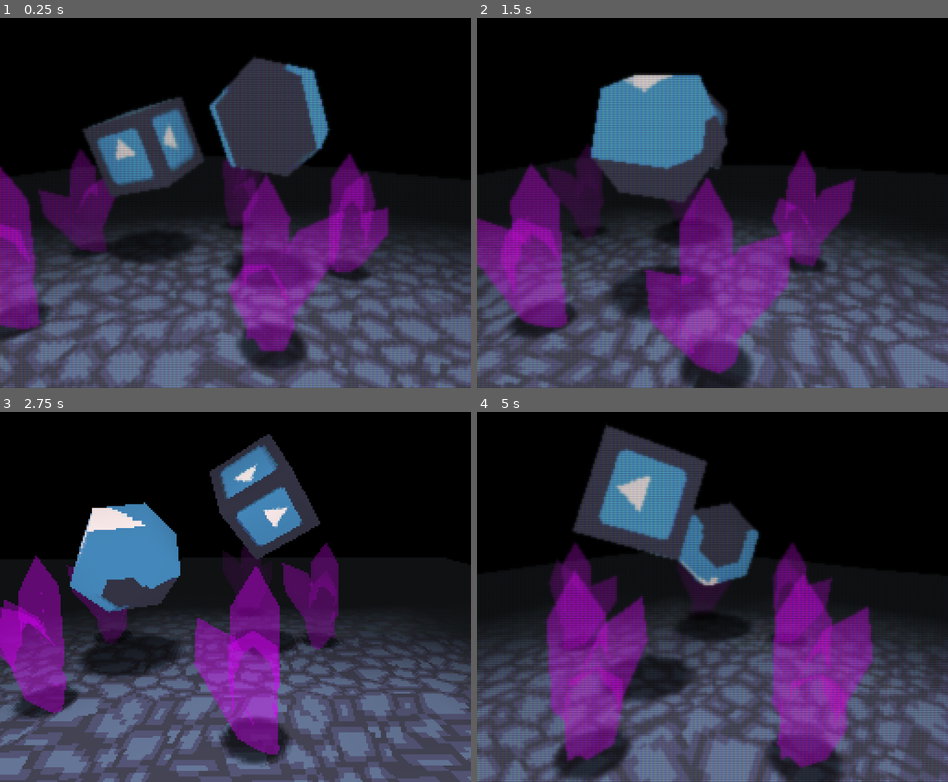
Above: before the commit, frames 1-4 (two rows, left to right).
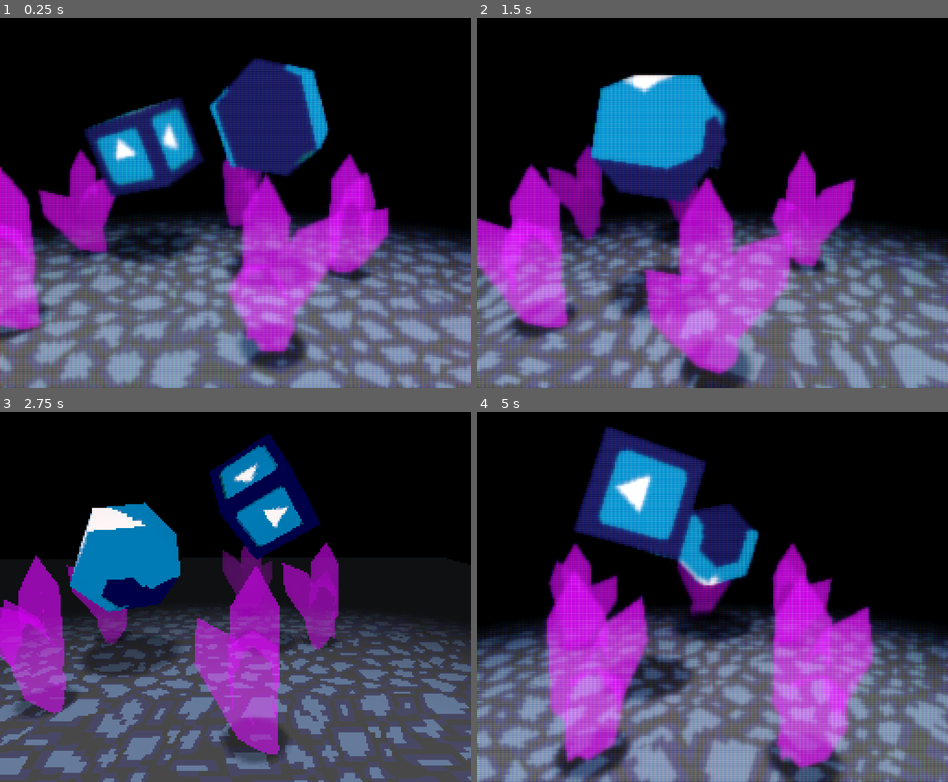
Above: after the commit, the same moments.

Repository: MenacingMecha/godot-psx-style-demo
Game: Godot game, scene res://post_process_viewport.tscn
Same seed, same stepped clock (60 frames per second), same inputs: the game is played once before the commit and once after it. The engine's default icon, where the game draws it, is replaced by a stand-in: a white triangle on a blue panel in a dark square.
Inputs:
- Up to frame 1 (0.25 s): no input
- Up to frame 2 (1.5 s): tap 1 (kb_1) at 0.6, 1.35 s
- Up to frame 3 (2.75 s): tap 2 (kb_2) at 2.1 s; tap 1 (kb_1) at 2.3 s
- Up to frame 4 (5 s): tap 1 (kb_1) at 2.85, 3.6, 4.55 s; tap 2 (kb_2) at 4.35 s

The runs differ from the first frame. In frame 1, 55% of the frame differs, in the area x 0-100%, y 10-100%; in frame 2, 54%; in frame 3, 24%; in frame 4, 54%.

Commit message:
Added WebGL export pipeline

Diff:
--- a/post_process_viewport.tscn
+++ b/post_process_viewport.tscn
@@ -1,20 +1,11 @@
-[gd_scene load_steps=5 format=2]
+[gd_scene load_steps=4 format=2]
 
-[ext_resource path="res://shaders/lcd_post_process.shader" type="Shader" id=1]
+[ext_resource path="res://post_process_viewport_material.tres" type="Material" id=1]
 [ext_resource path="res://world.tscn" type="PackedScene" id=2]
 [ext_resource path="res://toggle_post_process.gd" type="Script" id=3]
 
-[sub_resource type="ShaderMaterial" id=1]
-shader = ExtResource( 1 )
-shader_param/enabled = true
-shader_param/blur_scale = Vector2( 0.35, 0.35 )
-shader_param/blur_samples = 10.0
-shader_param/glow_strength = 1.8
-shader_param/lcd_opacity = 0.55
-shader_param/scanline_gap = 5
-
 [node name="ViewportContainer" type="ViewportContainer"]
-material = SubResource( 1 )
+material = ExtResource( 1 )
 anchor_right = 1.0
 anchor_bottom = 1.0
 stretch = true
@@ -23,6 +14,7 @@
 __meta__ = {
 "_edit_use_anchors_": false
 }
+toggle_action_name = "kb_1"
 
 [node name="Viewport" type="Viewport" parent="."]
 size = Vector2( 256, 244 )
--- /dev/null
+++ b/post_process_viewport_material.tres
@@ -0,0 +1,12 @@
+[gd_resource type="ShaderMaterial" load_steps=2 format=2]
+
+[ext_resource path="res://shaders/lcd_post_process.shader" type="Shader" id=1]
+
+[resource]
+shader = ExtResource( 1 )
+shader_param/enabled = true
+shader_param/blur_scale = Vector2( 0.35, 0.35 )
+shader_param/blur_samples = 20.0
+shader_param/glow_strength = 1.8
+shader_param/lcd_opacity = 0.55
+shader_param/scanline_gap = 4
--- a/project.godot
+++ b/project.godot
@@ -42,7 +42,6 @@
 
 [rendering]
 
-quality/driver/driver_name="GLES2"
 vram_compression/import_etc=true
 vram_compression/import_etc2=false
 environment/default_environment="res://default_env.tres"
--- a/toggle_post_process.gd
+++ b/toggle_post_process.gd
@@ -1,18 +1,10 @@
 extends ViewportContainer
 
+export (String) var toggle_action_name;
 
-# Declare member variables here. Examples:
-# var a = 2
-# var b = "text"
-
-
-# Called when the node enters the scene tree for the first time.
 func _ready():
 	material = get_material()
-	pass
 
-
-# Called every frame. 'delta' is the elapsed time since the previous frame.
 func _process(delta):
-	if Input.is_action_just_pressed("kb_1"):
+	if Input.is_action_just_pressed(toggle_action_name):
 		material.set_shader_param("enabled", !material.get_shader_param("enabled"))
Not shown, added: export_presets.cfg
Not shown, changed: floor.png.import
Not shown, changed: icon.png.import
Not shown, changed: .gitignore
Not shown, added: build.sh
